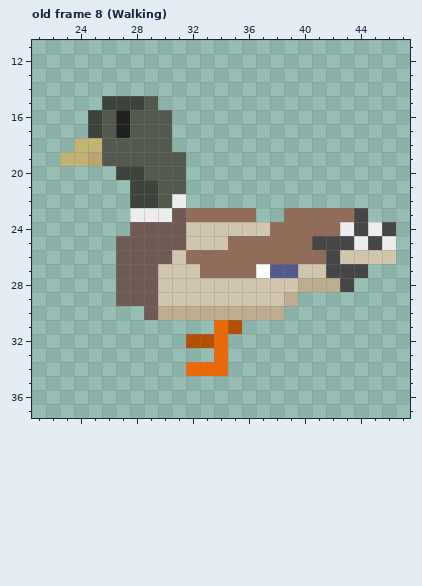
A pixel-art file gets an edit: Assets/Graphics/Characters/Birds/Mallard.aseprite. That is the earlier state.
32x64 pixels, 14 frames. Colours within 5 levels of each other are drawn and written as one. Shown: old frame 8 (Walking): x 21..47, y 11..37. The old version is drawn lined up with the new one, on the new canvas. The commit also changed other frames, which this record leaves out.
And afterwards:
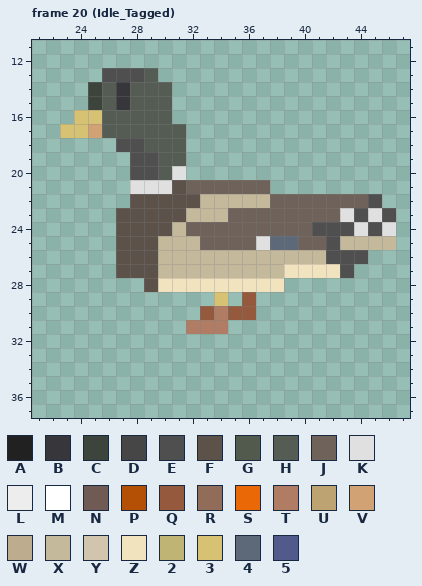
Palette (. is transparent): A #212121  B #37373b  C #3d443c  D #464646  E #4f4f4f  F #5c524a  G #525a4d  H #555c54  J #6e625a  K #e0e0e0  L #ededed  M #ffffff  N #705a54  P #b35005  Q #95593d  R #916c59  S #ea6906  T #b07c63  U #bda371  V #d1a273  W #beac8e  X #c5b99b  Y #d2c5ae  Z #f2e3bf  2 #c0b475  3 #d7c172  4 #5d6978  5 #525a8c
A new or re-ordered frame is compared with the old frame closest to it.
Diff:
canvas 32x64 -> 64x64, the old top-left corner now at 19,-6 (the part of the old canvas that was cut away was empty and is not shown)
frames 14 -> 37
Changed rows in their new state; - is an unchanged pixel.
Frame 20 (Idle_Tagged) is new; against old frame 8 (Walking):
first column x 23:
13 ---EEEH-----------------
14 --CHBHHH----------------
15 --CHBHHH----------------
16 -33HHHHH----------------
17 33VHHHHHH---------------
18 -...EEHHH---------------
19 .....EEHH---------------
20 ----.EEHK---------------
21 -----KKKFJJJJJJ---------
22 -----FFFFFXXXXXJJJJJJJE-
23 ----FFFFFXXXJJJJJJJJKEKE
24 ----FFFFXJJJJJJJJJEEEKEK
25 ----FFFXXXJJJJK44JJEXXXX
26 ----FFFXXXXXXXXXXXXEEE..
27 ----FFFXXXXXXXXXZZZZE.--
28 ----..FZZZZZZZZZ.....---
29 ----.......3.Q...-------
30 ------....QTQQ..--------
31 ---------TTT.-----------
32 ---------...------------
33 -----------.------------
34 ---------...------------
Boxes around the changes in both pictures, in picture pixels (x1, y1, x2, y2):
changed: (60, 68, 396, 376)
